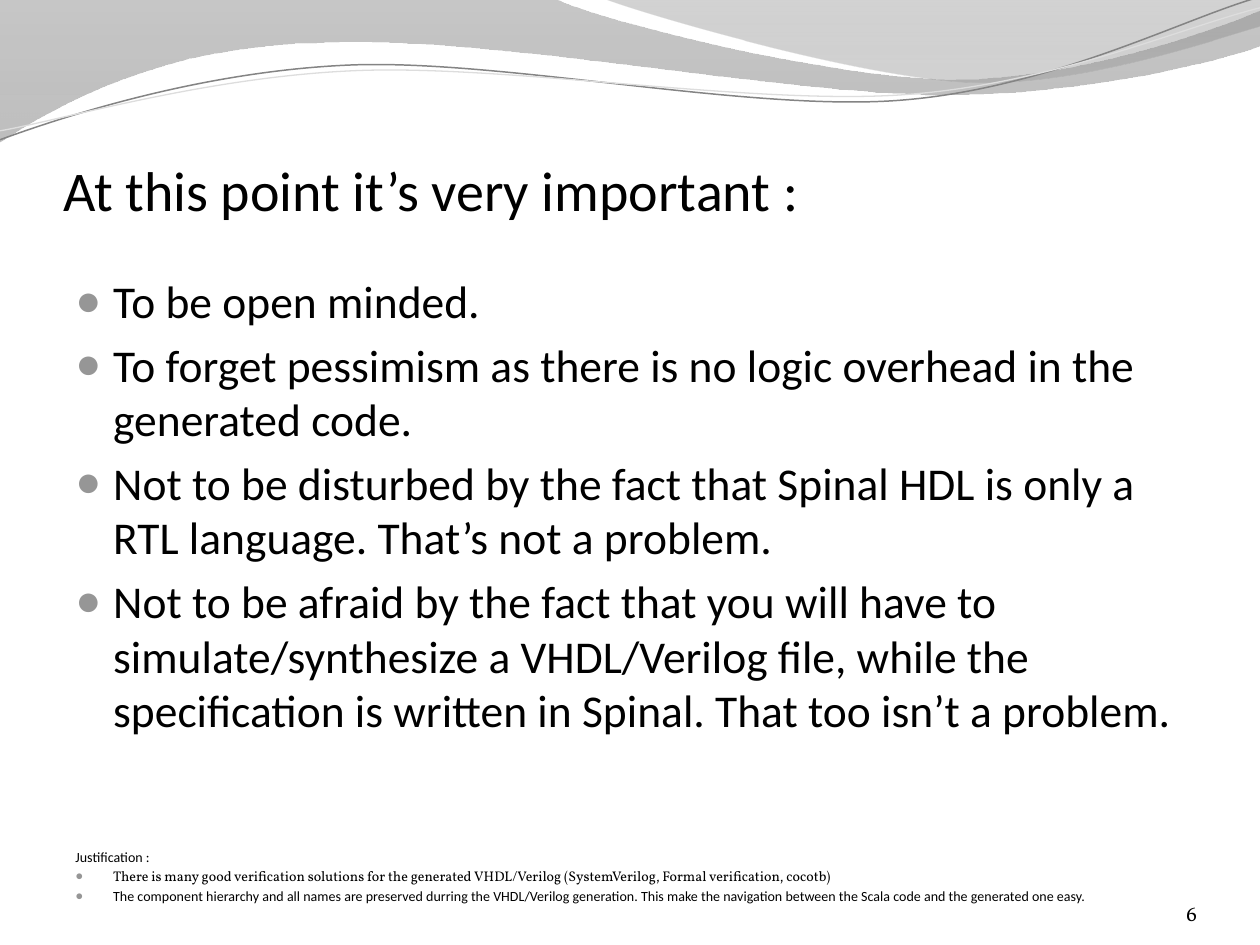
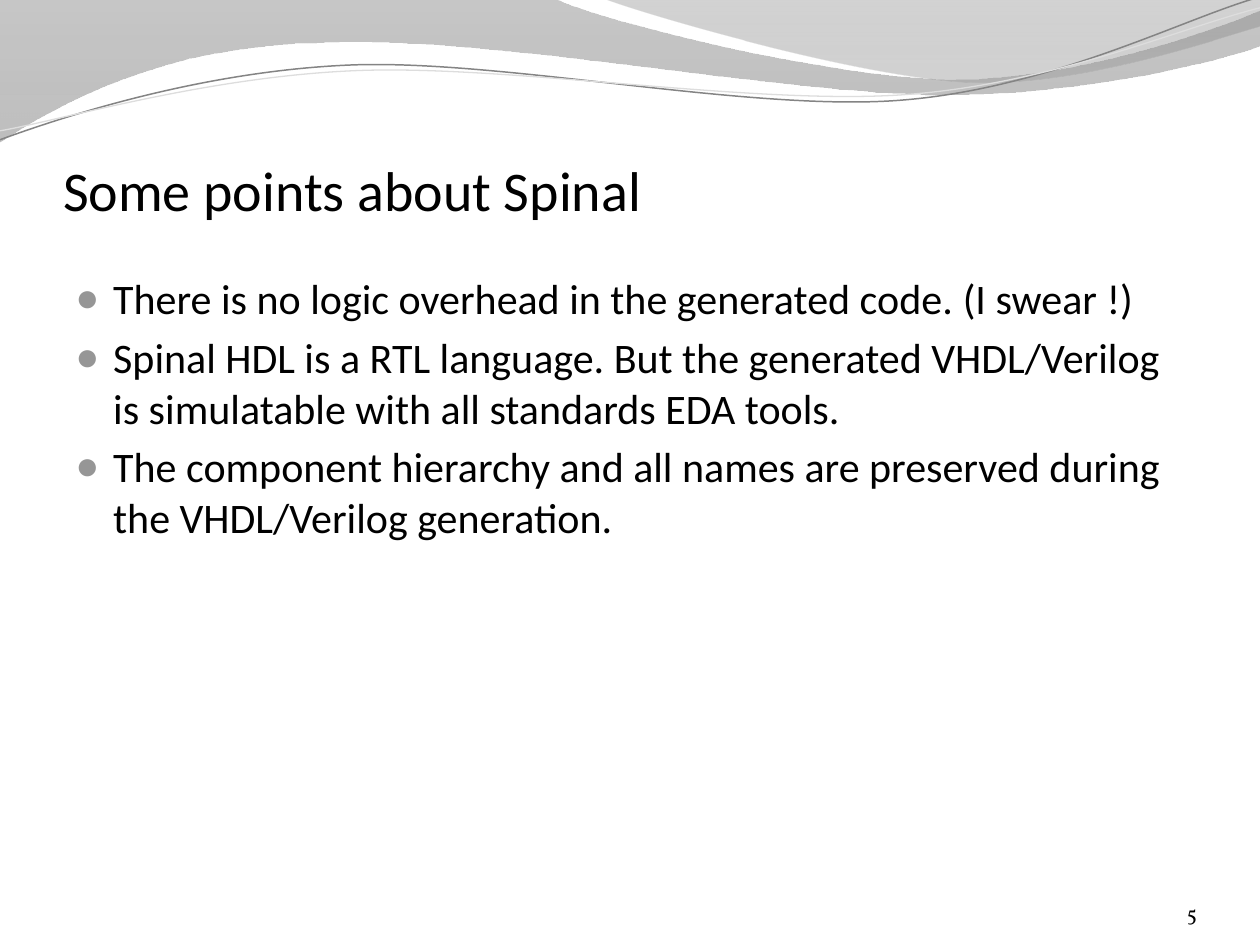
Before and after one commit to SpinalHDL/SpinalDoc, a slide deck: slide 5 of presentation/en/presentation.pptx (slide 6 before the commit). Drawn at 1260x945 pixels with LibreOffice and Linux fonts; fonts in the diff are those of the drawing; background and template pictures are left out. Boxes give left, top, right and bottom in pixels: in the first picture for what was removed or moved away, otherwise in the second. Text is boxed around its words. In the diff, an @@ line names an element or a change of style, - is before the commit and + after.

```diff
--- a/presentation/en/presentation.pptx
+++ b/presentation/en/presentation.pptx
@@ title at box(63, 172, 641, 220): text changed @@
-At this point it’s very important :
+Some points about Spinal
@@ text at box(113, 283, 1159, 541): text changed; size 26 to 24 pt @@
-● To be open minded.
-● To forget pessimism as there is no logic overhead in the generated code.
-● Not to be disturbed by the fact that Spinal HDL is only a RTL language. That’s not a problem.
-● Not to be afraid by the fact that you will have to simulate/synthesize a VHDL/Verilog file, while the specification is written in Spinal. That too isn’t a problem.
+● There is no logic overhead in the generated code. (I swear !)
+● Spinal HDL is a RTL language. But the generated VHDL/Verilog is simulatable with all standards EDA tools.
+● The component hierarchy and all names are preserved during the VHDL/Verilog generation.
@@ text removed at box(75, 852, 1085, 904) @@
-Justification :
-● There is many good verification solutions for the generated VHDL/Verilog (SystemVerilog, Formal verification, cocotb)
-● The component hierarchy and all names are preserved durring the VHDL/Verilog generation. This make the navigation between the Scala code and the generated one easy.
@@ page number at box(1187, 909, 1197, 925): text changed @@
-6
+5
```
Also in this commit, not shown: 20 other slides changed, 3 slides added, 5 slides removed, 2 other files.
